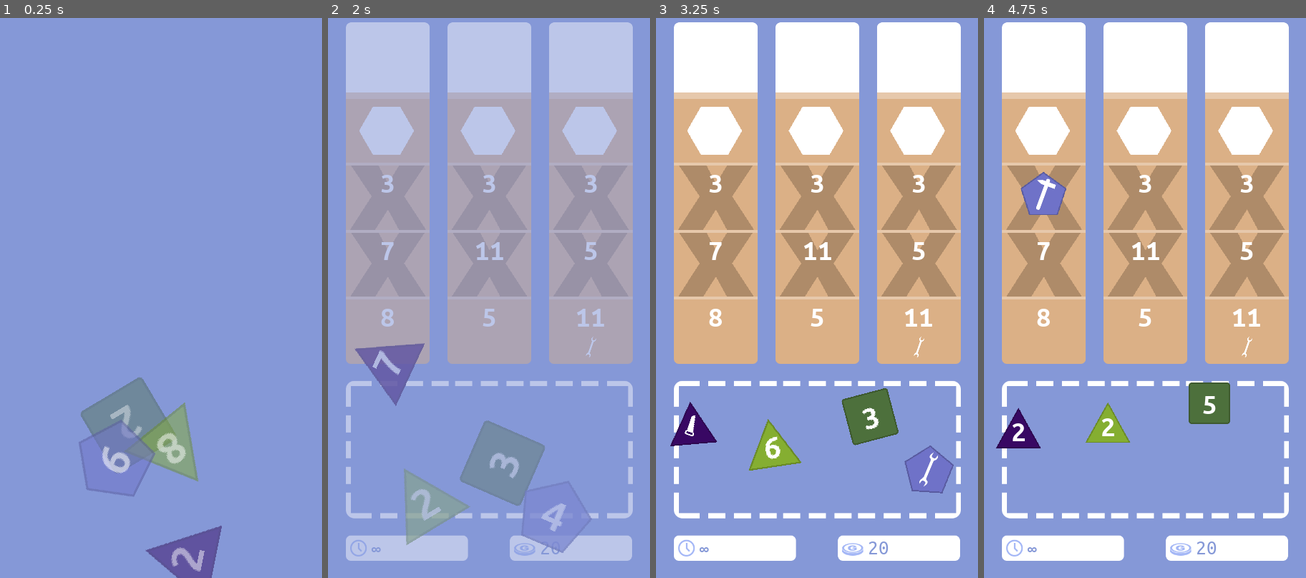
Above: before the commit, frames 1-4 (left to right).
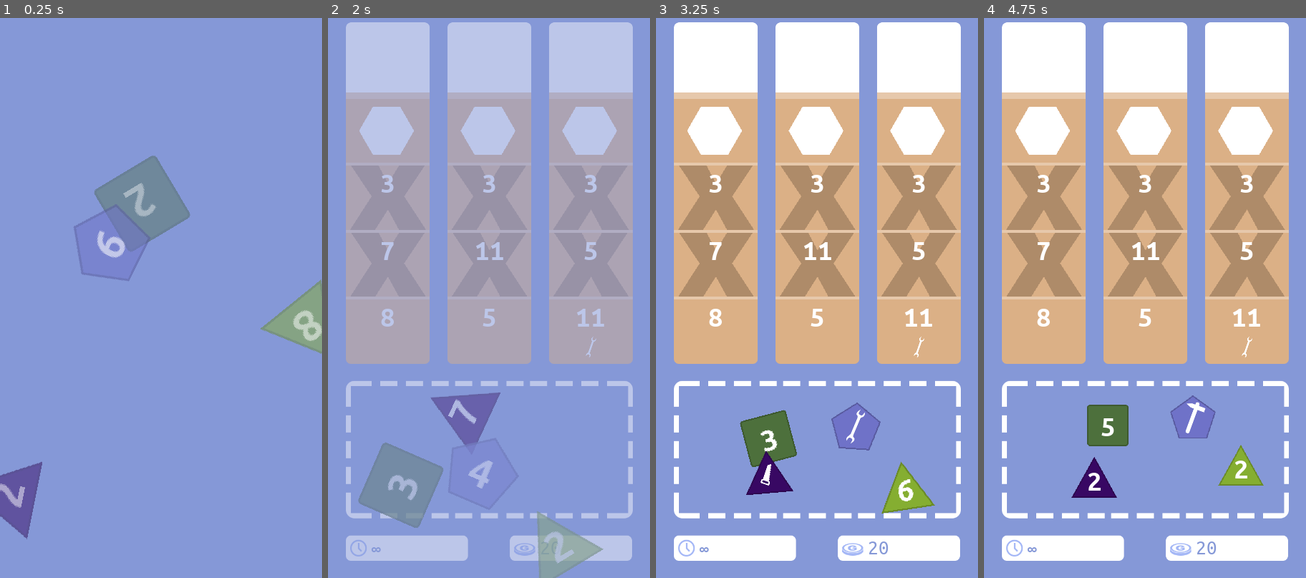
Above: after the commit, the same moments.

Repository: matzebond/DiceRepair
Game: Godot game, scene res://scenes/screens/RootNode.tscn
The game is run twice, just before and just after one commit, with the same random seed, the same clock (stepped at 60 frames per second) and the same inputs.
Inputs (mouse positions are in pixels of both pictures, inside the frame that each line leads up to):
- Up to frame 1 (0.25 s): no input
- Up to frame 2 (2 s): tap Enter (ui_accept) at 0.5 s; drag from (447, 432) to (489, 505) at 0.52 s; drag from (563, 522) to (489, 415) at 1.27 s
- Up to frame 3 (3.25 s): move the mouse to (829, 466) at 2.02 s; click (829, 466) at 2.17 s; drag from (697, 410) to (713, 197) at 2.77 s
- Up to frame 4 (4.75 s): drag from (1103, 438) to (1041, 197) at 3.52 s; drag from (1264, 460) to (1041, 197) at 4.27 s

The runs differ from the first frame. In frame 1, 11% of the frame differs, in the area x 0-100%, y 24-100%; in frame 2, 9.0%; in frame 3, 5.6%; in frame 4, 4.6%.

Commit message:
adjust tutorial for cicular preview

Diff:
--- a/scenes/screens/TutorialScene.tscn
+++ b/scenes/screens/TutorialScene.tscn
@@ -12,11 +12,6 @@
 position = Vector2( 375, 666.758 )
 texture = ExtResource( 7 )
 
-[node name="DieArea2" parent="." instance=ExtResource( 4 )]
-position = Vector2( 375, 950 )
-scale = Vector2( 3, 3 )
-
 [node name="DieArea" parent="." instance=ExtResource( 4 )]
-position = Vector2( 375, 1170 )
-rotation = 3.14159
-scale = Vector2( 3, 0.5 )
+position = Vector2( 375, 900 )
+scale = Vector2( 2.6, 3.1 )
--- a/scenes/screens/TutorialScript.gd
+++ b/scenes/screens/TutorialScript.gd
@@ -3,7 +3,7 @@
 const DieScript = preload("res://scenes/die/Die.gd")
 const DiePreview = preload("res://scenes/die/DiePreview.tscn")
 
-const DICE_MIN_DST = 120
+const DICE_MIN_DST = 260
 
 func end_scene():
     pass
